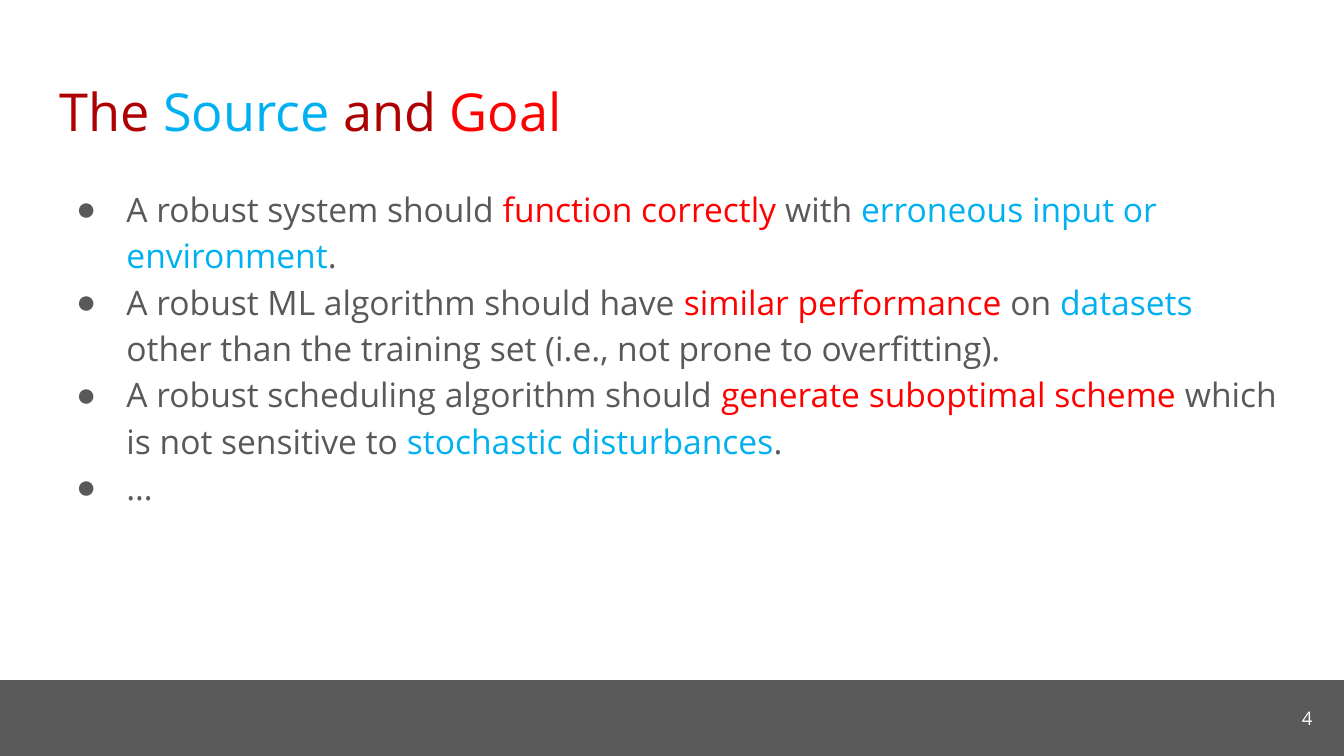
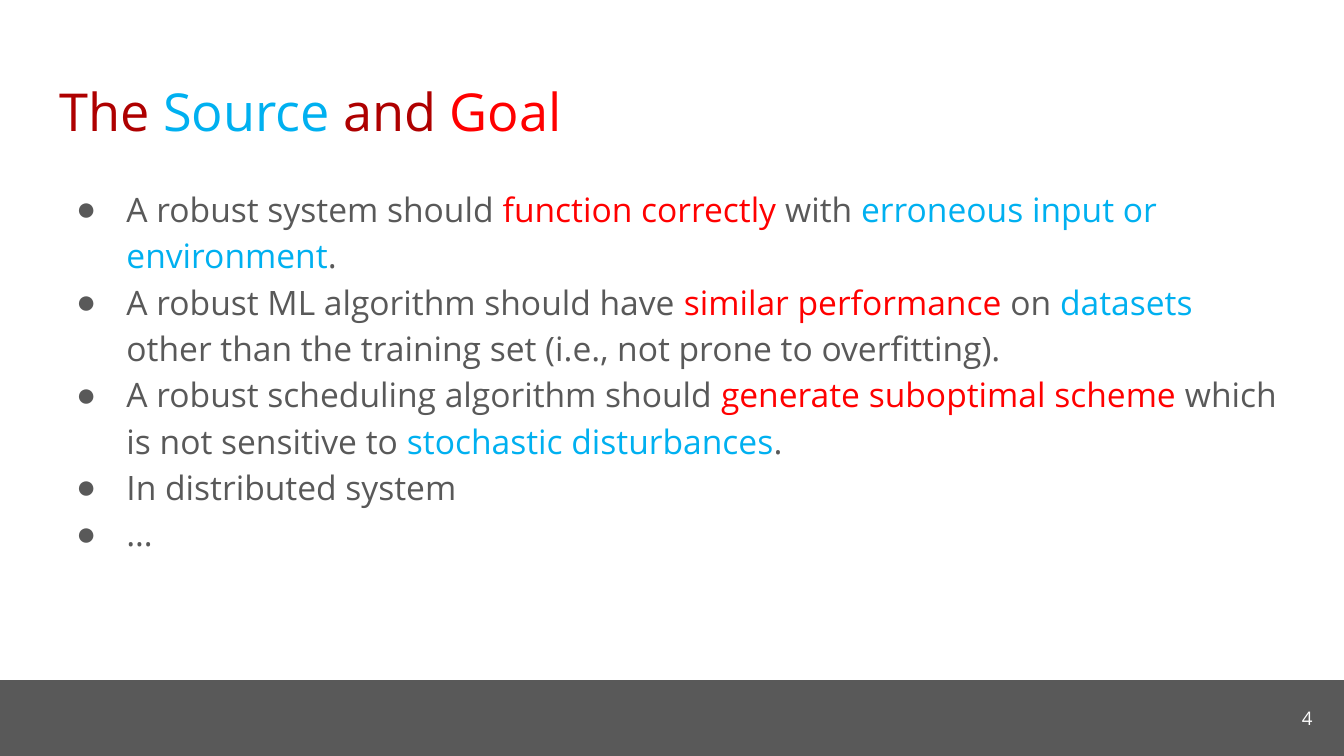
Before and after one commit to cmu-soda/Robustness, a slide deck: slide 4 of Robustness.pptx. Drawn at 1344x756 pixels with LibreOffice and Linux fonts; fonts in the diff are those of the drawing; background and template pictures are left out. Boxes give left, top, right and bottom in pixels: in the first picture for what was removed or moved away, otherwise in the second. Text is boxed around its words. In the diff, an @@ line names an element or a change of style, - is before the commit and + after.

```diff
--- a/Robustness.pptx
+++ b/Robustness.pptx
@@ text at bbox=[126, 474, 456, 508]: paragraph added @@
+● In distributed system
```
Also in this commit, not shown: 5 other slides changed, 3 slides added, 1 slide removed.
